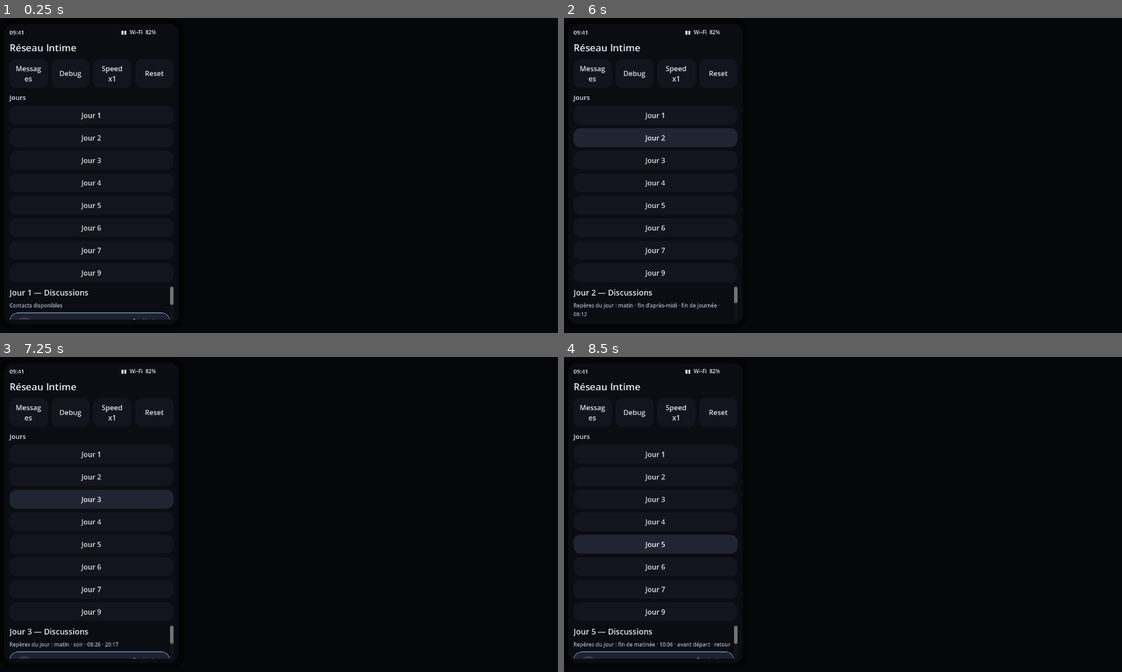
Above: before the commit, frames 1-4 (two rows, left to right).
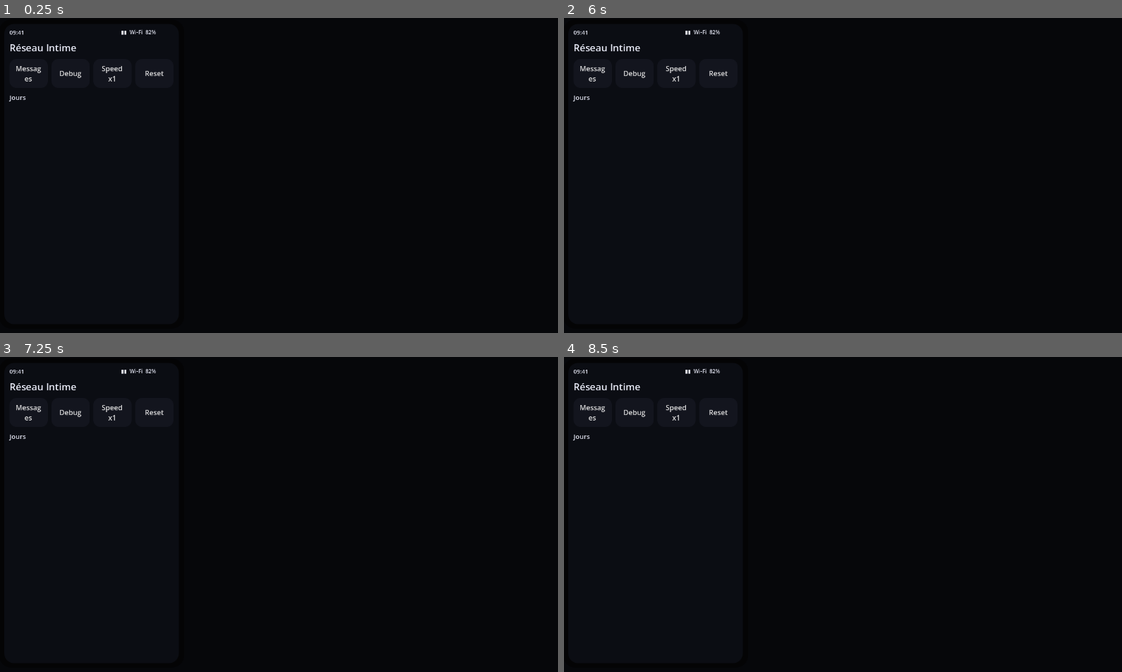
Above: after the commit, the same moments.

Repository: ludowww/reseau-intime
Game: Godot game, scene res://scenes/Main.tscn
The game is run twice, just before and just after one commit, with the same random seed, the same clock (stepped at 60 frames per second) and the same inputs.
Inputs (mouse positions are in pixels of both pictures, inside the frame that each line leads up to):
- Up to frame 1 (0.25 s): no input
- Up to frame 2 (6 s): click "Messages" at 0.5 s; click "Debug" at 1.25 s; click "Debug ✓" at 2 s; click "Speed x1" at 2.75 s; click "Speed x3" at 3.5 s; click "Speed x8" at 4.25 s; click (653, 115) at 5 s, where only the run before the commit has a clickable "Jour 1"; click (653, 137) at 5.75 s, where only the run before the commit has a clickable "Jour 2"
- Up to frame 3 (7.25 s): click (89, 498) at 6.5 s, where only the run before the commit has a clickable "Jour 3"
- Up to frame 4 (8.5 s): click (653, 520) at 7.25 s, where only the run before the commit has a clickable "Jour 4"; click (653, 542) at 8 s, where only the run before the commit has a clickable "Jour 5"

The runs differ from the first frame. In frame 1, 1.2% of the frame differs, in the area x 1-32%, y 30-96%; in frame 2, 2.4%; in frame 3, 2.9%; in frame 4, 3.0%.

Commit message:
runtime: load canonical Tuesday and Wednesday indexes

Diff:
--- a/game/scripts/core/DataLoader.gd
+++ b/game/scripts/core/DataLoader.gd
@@ -1,7 +1,14 @@
 extends Node
 
 const INITIAL_STATE_PATH := "res://data/state/initial_state.json"
+
+# Canonically active runtime slices. Legacy indexes remain listed below for
+# rollback/history but are not loaded into the current phone navigation.
 const CHAPTER_INDEX_PATHS := [
+	"res://data/conversations/chapter_01_modular_index.json",
+	"res://data/conversations/chapter_02_modular_index.json",
+]
+const LEGACY_CHAPTER_INDEX_PATHS := [
 	"res://data/conversations/chapter_01_index.json",
 	"res://data/conversations/chapter_02_index.json",
 	"res://data/conversations/chapter_03_index.json",
@@ -11,9 +18,13 @@
 	"res://data/conversations/chapter_07_index.json",
 	"res://data/conversations/chapter_09_index.json",
 ]
+
 const VISUAL_CONTENT_PATHS := [
 	"res://data/visual_content/placeholders.json",
 	"res://data/visual_content/chapter_01_proofs.json",
+	"res://data/visual_content/chapter_02_proofs.json",
+]
+const LEGACY_VISUAL_CONTENT_PATHS := [
 	"res://data/visual_content/chapter_04_proofs.json",
 	"res://data/visual_content/chapter_05_proofs.json",
 	"res://data/visual_content/chapter_06_proofs.json",
@@ -73,16 +84,59 @@
 	var day_key := _day_key(index.get("day", index.get("chapter", "?")))
 	if not conversations_by_day.has(day_key):
 		conversations_by_day[day_key] = []
+	var filters: Dictionary = index.get("conversation_filters", {})
 	for file_path in index.get("conversation_files", []):
 		var convo := load_json(str(file_path))
 		if convo.is_empty():
 			continue
+		var convo_id := str(convo.get("id", file_path))
+		if filters.has(convo_id) and typeof(filters[convo_id]) == TYPE_DICTIONARY:
+			convo = _apply_conversation_filter(convo, filters[convo_id])
 		convo["_source_path"] = str(file_path)
 		convo["day"] = index.get("day", index.get("chapter", ""))
 		convo["_index_title"] = index.get("title", "")
-		var convo_id := str(convo.get("id", file_path))
+		convo["_index_calendar_label"] = index.get("calendar_label", "")
+		convo["_index_display_label"] = index.get("display_label", "")
 		conversations_by_id[convo_id] = convo
 		conversations_by_day[day_key].append(convo)
+
+func _apply_conversation_filter(conversation: Dictionary, filter: Dictionary) -> Dictionary:
+	var excluded_ids: Array = filter.get("exclude_item_ids", [])
+	var excluded_content_ids: Array = filter.get("exclude_content_ids", [])
+	var filtered = _filter_value(conversation, excluded_ids, excluded_content_ids)
+	if typeof(filtered) == TYPE_DICTIONARY:
+		return filtered
+	return conversation
+
+func _filter_value(value, excluded_ids: Array, excluded_content_ids: Array):
+	if typeof(value) == TYPE_ARRAY:
+		var filtered_array: Array = []
+		for child in value:
+			if typeof(child) == TYPE_DICTIONARY and _dictionary_is_excluded(child, excluded_ids, excluded_content_ids):
+				continue
+			filtered_array.append(_filter_value(child, excluded_ids, excluded_content_ids))
+		return filtered_array
+	if typeof(value) == TYPE_DICTIONARY:
+		var filtered_dictionary: Dictionary = {}
+		for key in value.keys():
+			var child = value[key]
+			if str(key) in ["unlocks_content", "initial_visual_anchors"] and typeof(child) == TYPE_ARRAY:
+				var filtered_ids: Array = []
+				for content_id in child:
+					if not excluded_content_ids.has(str(content_id)):
+						filtered_ids.append(content_id)
+				filtered_dictionary[key] = filtered_ids
+			else:
+				filtered_dictionary[key] = _filter_value(child, excluded_ids, excluded_content_ids)
+		return filtered_dictionary
+	return value
+
+func _dictionary_is_excluded(value: Dictionary, excluded_ids: Array, excluded_content_ids: Array) -> bool:
+	var item_id := str(value.get("id", ""))
+	if item_id != "" and excluded_ids.has(item_id):
+		return true
+	var content_id := str(value.get("content_id", ""))
+	return content_id != "" and excluded_content_ids.has(content_id)
 
 func _load_visual_content(path: String) -> void:
 	var bundle := load_json(path)
@@ -96,8 +150,29 @@
 func get_day_labels() -> Array[String]:
 	var labels: Array[String] = []
 	for index in chapter_indexes:
-		labels.append("Jour %s" % _day_key(index.get("day", index.get("chapter", "?"))))
+		var configured_label := str(index.get("display_label", ""))
+		if configured_label == "":
+			labels.append("Jour %s" % _day_key(index.get("day", index.get("chapter", "?"))))
+		else:
+			labels.append(configured_label)
 	return labels
+
+func get_day_display_label(day_value) -> String:
+	var index := get_index_for_day(day_value)
+	var configured_label := str(index.get("display_label", ""))
+	if configured_label != "":
+		return configured_label
+	return "Jour %s" % _day_key(day_value)
+
+func get_day_calendar_label(day_value) -> String:
+	var index := get_index_for_day(day_value)
+	var configured_label := str(index.get("calendar_label", ""))
+	if configured_label != "":
+		return configured_label
+	return "Jour %s" % _day_key(day_value)
+
+func get_day_start_time(day_value) -> String:
+	return str(get_index_for_day(day_value).get("day_start_time", "--:--"))
 
 func get_conversations_for_day(day_value) -> Array:
 	return _group_segmented_conversations(conversations_by_day.get(_day_key(day_value), []))
